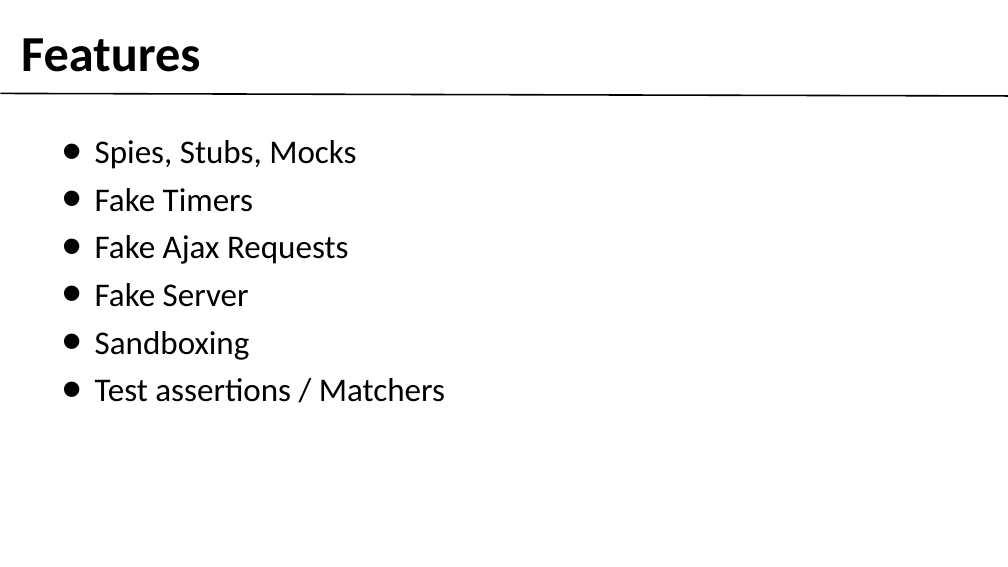
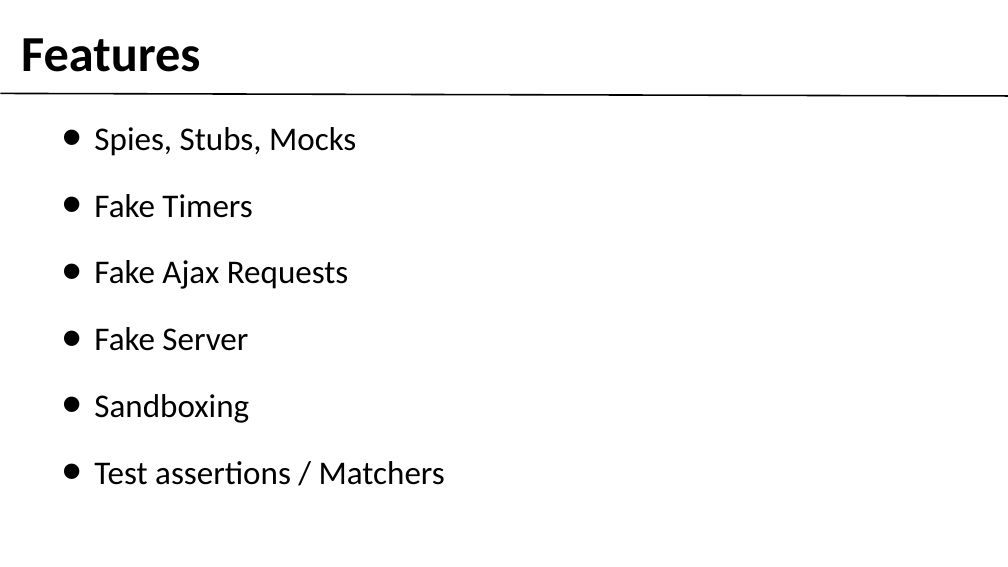
Before and after one commit to gobengo/devoxx-panorama-js-testing, a slide deck: slide 3 of doc/sinonjs_part.ppt. Drawn at 1008x567 pixels with LibreOffice and Linux fonts; fonts in the diff are those of the drawing; background and template pictures are left out. Boxes give left, top, right and bottom in pixels: in the first picture for what was removed or moved away, otherwise in the second. Text is boxed around its words. In the diff, an @@ line names an element or a change of style, - is before the commit and + after.

```diff
--- a/doc/sinonjs_part.ppt
+++ b/doc/sinonjs_part.ppt
@@ text "Spies, Stubs, Mocks" rewrapped from [95, 140, 445, 402] to [94, 127, 445, 485] @@
```
Also in this commit, not shown: 8 other slides changed, 5 slides added, 4 slides removed, 2 other files.
